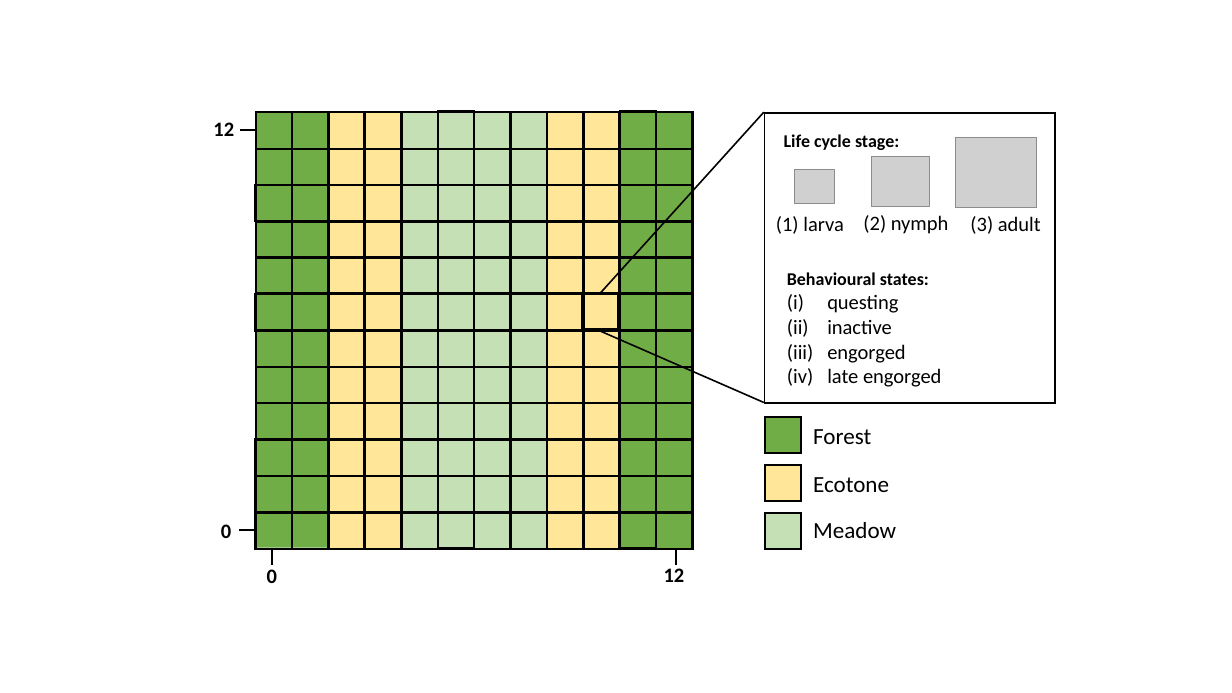
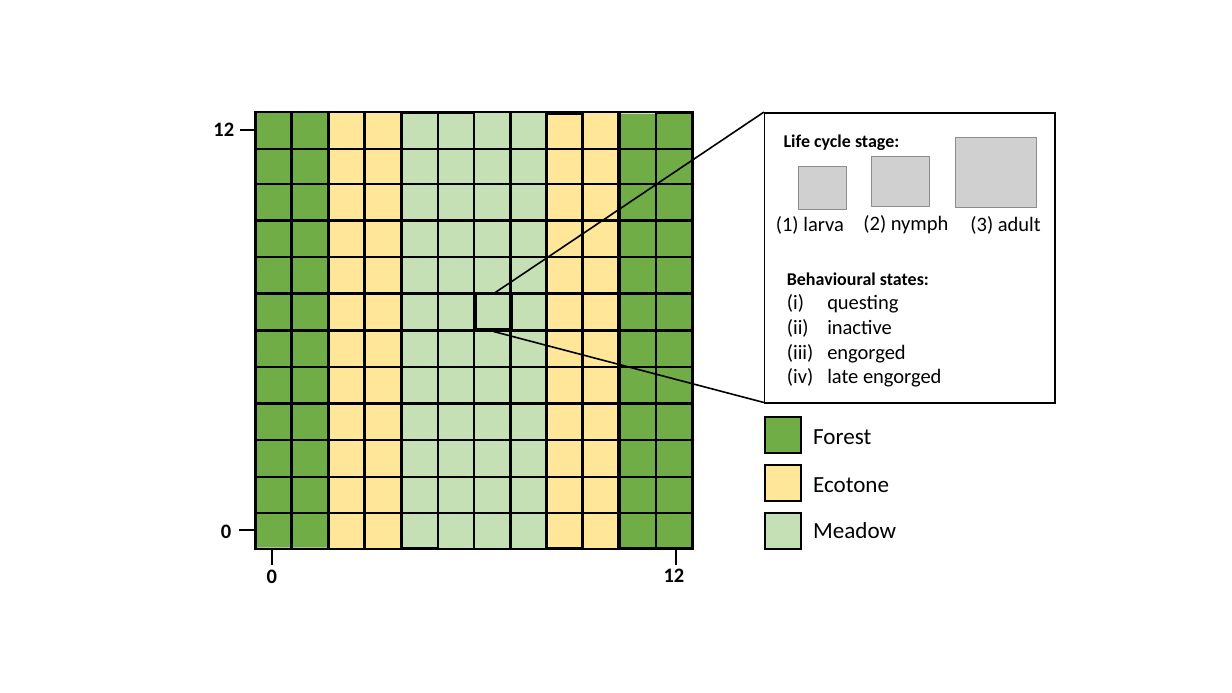
Before and after one commit to hnolzen/IRIS, a slide deck: slide 1 of documents/odd/figures/IRIS_landscape.pptx. Drawn at 1232x693 pixels with LibreOffice and Linux fonts; fonts in the diff are those of the drawing; grey boxes stand for pictures. Boxes give left, top, right and bottom in pixels: in the first picture for what was removed or moved away, otherwise in the second. Text is boxed around its words. In the diff, an @@ line names an element or a change of style, - is before the commit and + after.

```diff
--- a/documents/odd/figures/IRIS_landscape.pptx
+++ b/documents/odd/figures/IRIS_landscape.pptx
@@ line moved from (764, 112) - (601, 293) to (764, 112) - (494, 294) @@
@@ picture: place and size @@
-picture at (795,169,835,203)
+picture at (799,166,847,209)
@@ rectangle: place and size @@
-rectangle at (583,294,619,330)
+rectangle at (476,294,512,330)
@@ line moved from (764, 403) - (601, 332) to (764, 403) - (494, 332) @@
```
Also in this commit, not shown: 1 other file.
